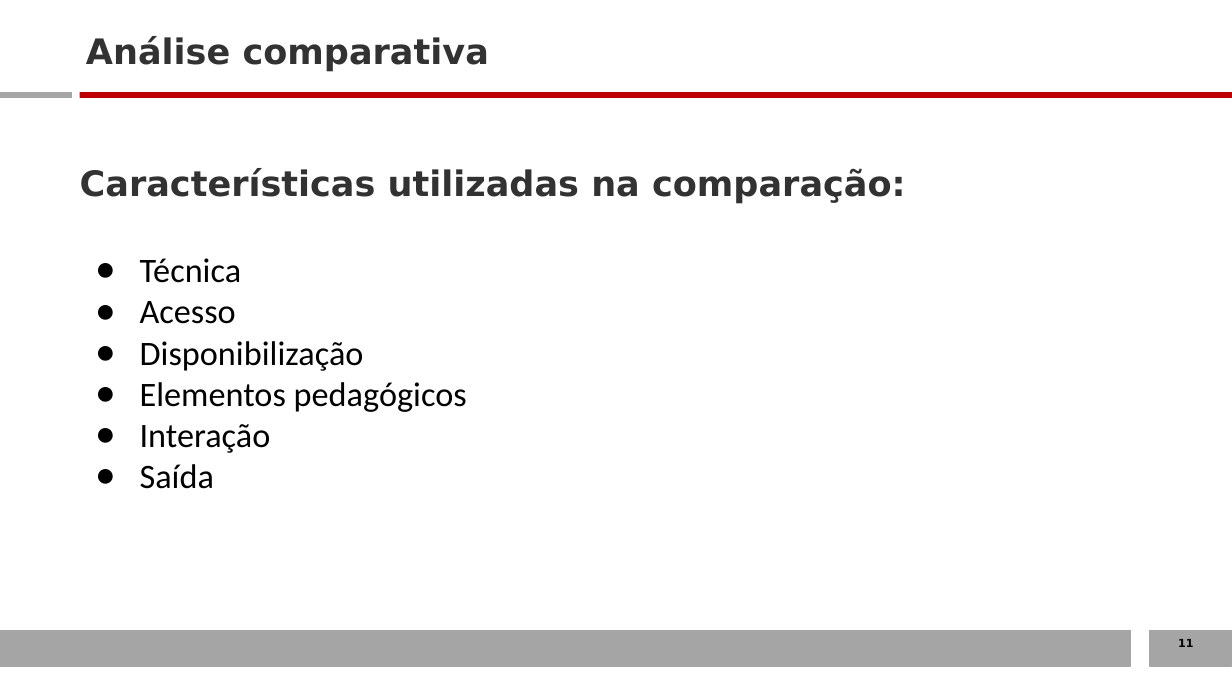
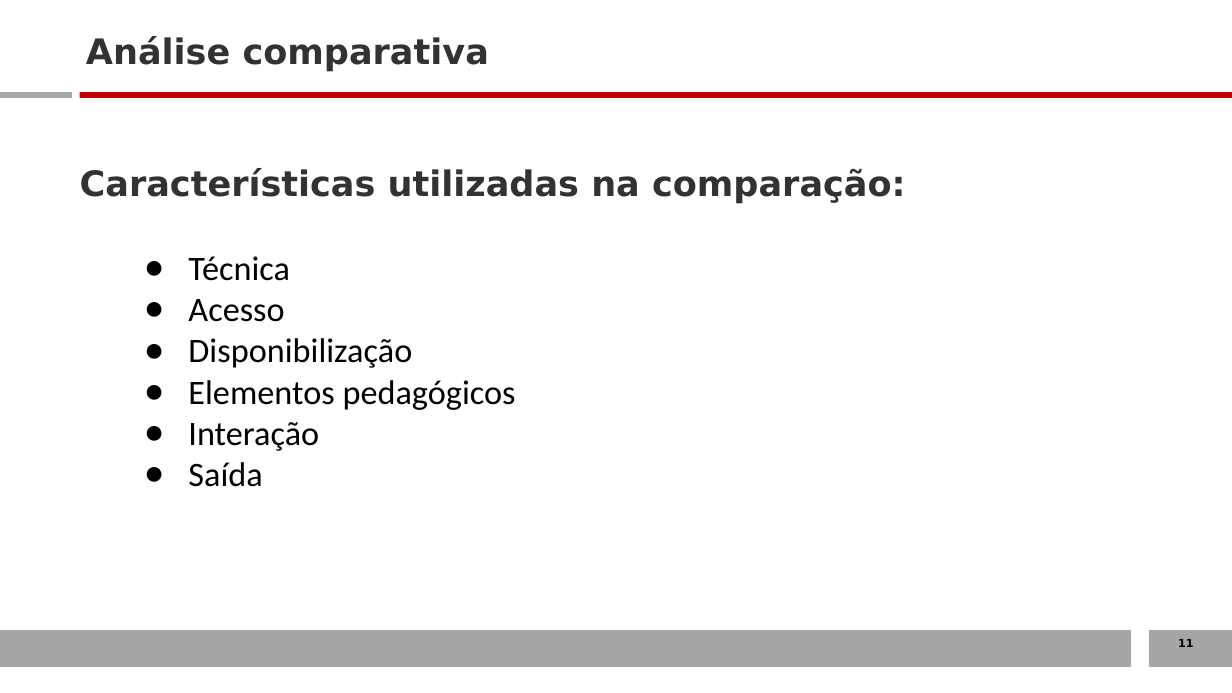
Before and after one commit to YuriPerro/Yuri_Lucas, a slide deck: slide 11 of docs/dcc061-apresentacao-artigo.pptx. Drawn at 1232x693 pixels with LibreOffice and Linux fonts; fonts in the diff are those of the drawing. Boxes give left, top, right and bottom in pixels: in the first picture for what was removed or moved away, otherwise in the second. Text is boxed around its words. In the diff, an @@ line names an element or a change of style, - is before the commit and + after.

```diff
--- a/docs/dcc061-apresentacao-artigo.pptx
+++ b/docs/dcc061-apresentacao-artigo.pptx
@@ text "Técnica": place and size @@
-text "Técnica" at (140,258,467,489)
+text "Técnica" at (188,256,516,487)
```
Also in this commit, not shown: 7 other slides changed, 8 slides added, 5 slides removed, 1 other file.
